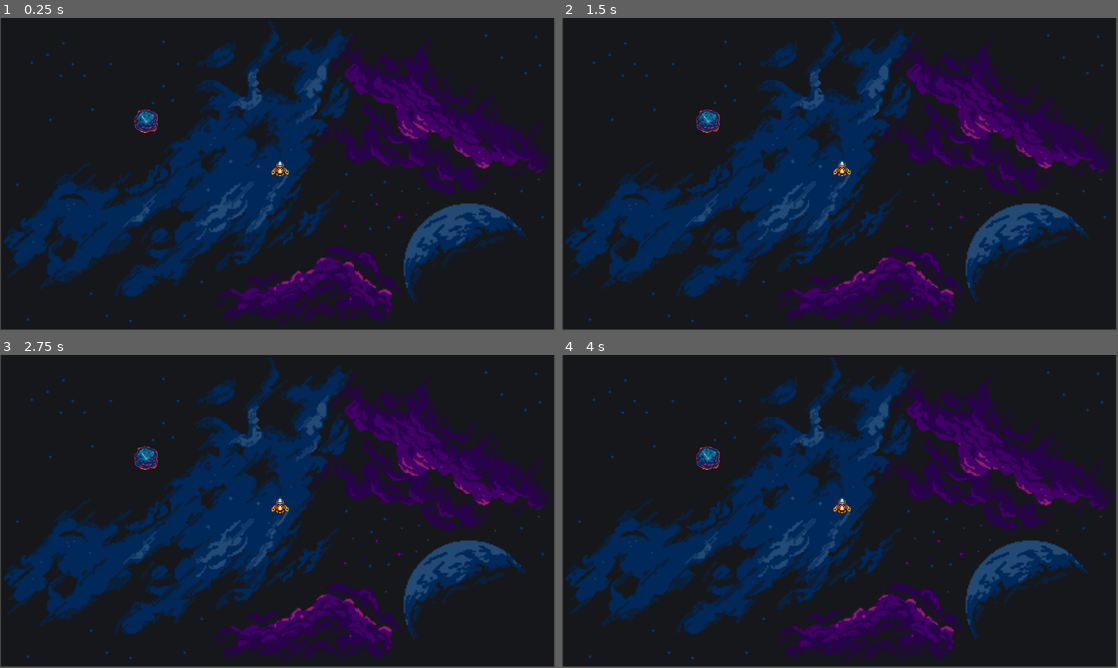
Above: before the commit, frames 1-4 (two rows, left to right).
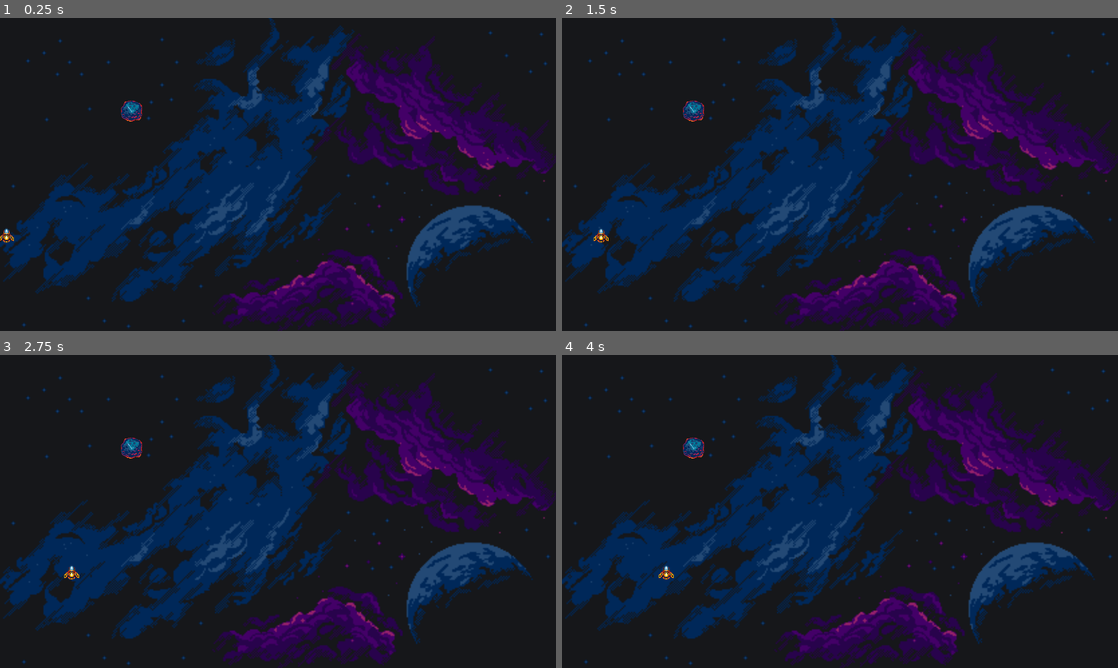
Above: after the commit, the same moments.

Repository: arantebw/reoasteroids
Game: Godot game, scene res://scenes/level.tscn
Two runs of this game, one before a commit and one after it. Both use one fixed random seed, a clock stepped at 60 frames per second and the inputs below. Before the commit the project has no main scene; this scene is started directly in both runs.
Inputs:
- Up to frame 1 (0.25 s): no input
- Up to frame 2 (1.5 s): no input
- Up to frame 3 (2.75 s): no input
- Up to frame 4 (4 s): tap Enter at 3.5 s
In our replay, the window is 799x449 before the commit and 800x450 after it. These sizes can differ from the game's own. Grey fills any space a smaller window leaves; there, only what the larger window draws over its background counts as a difference.

The runs differ from the first frame. In frame 1, 12% of the frame differs, in the area x 0-100%, y 0-100%; in frame 2, 12%; in frame 3, 12%; in frame 4, 12%.

Commit message:
feat(lecture-2): ✨ discussion about _ready and _process functions

Diff:
--- a/project.godot
+++ b/project.godot
@@ -11,5 +11,11 @@
 [application]
 
 config/name="Space Shooter"
+run/main_scene="res://scenes/level.tscn"
 config/features=PackedStringArray("4.3", "Forward Plus")
 config/icon="res://icon.svg"
+
+[display]
+
+window/size/viewport_width=1280
+window/size/viewport_height=720
--- a/scenes/level.tscn
+++ b/scenes/level.tscn
@@ -7,12 +7,12 @@
 [node name="Level" type="Node2D"]
 
 [node name="Background" type="Sprite2D" parent="."]
-position = Vector2(575.5, 323)
-scale = Vector2(2.73095, 2.69167)
+position = Vector2(640, 361)
+scale = Vector2(3.08571, 3.06667)
 texture = ExtResource("1_k4uum")
 
 [node name="Player" parent="." instance=ExtResource("2_q43c4")]
-position = Vector2(581, 312)
+position = Vector2(2, -2)
 
 [node name="Meteor" parent="." instance=ExtResource("3_f6fhm")]
 position = Vector2(303, 214)
--- /dev/null
+++ b/scenes/player.gd
@@ -0,0 +1,9 @@
+extends Node2D
+
+
+func _ready() -> void:
+	position = Vector2(0, 500)
+
+
+func _process(delta: float) -> void:
+	position += Vector2(1, 0) * 1
--- a/scenes/player.tscn
+++ b/scenes/player.tscn
@@ -1,8 +1,10 @@
-[gd_scene load_steps=2 format=3 uid="uid://csb1u1duqar8f"]
+[gd_scene load_steps=3 format=3 uid="uid://csb1u1duqar8f"]
 
+[ext_resource type="Script" path="res://scenes/player.gd" id="1_f32fh"]
 [ext_resource type="Texture2D" uid="uid://dk4ct5f37cw1f" path="res://sprites/ships/ship-a/ship-a1.png" id="1_lxot4"]
 
 [node name="Player" type="Node2D"]
+script = ExtResource("1_f32fh")
 
 [node name="PlayerImage" type="Sprite2D" parent="."]
 texture = ExtResource("1_lxot4")
